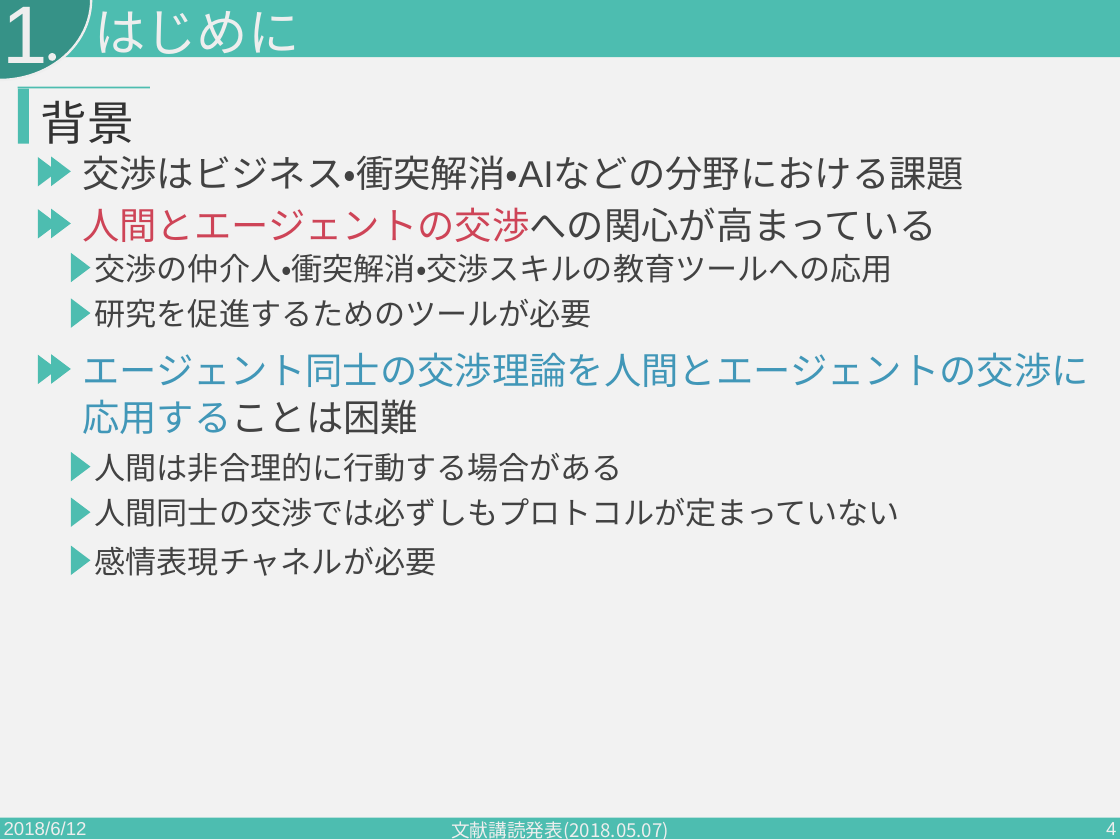
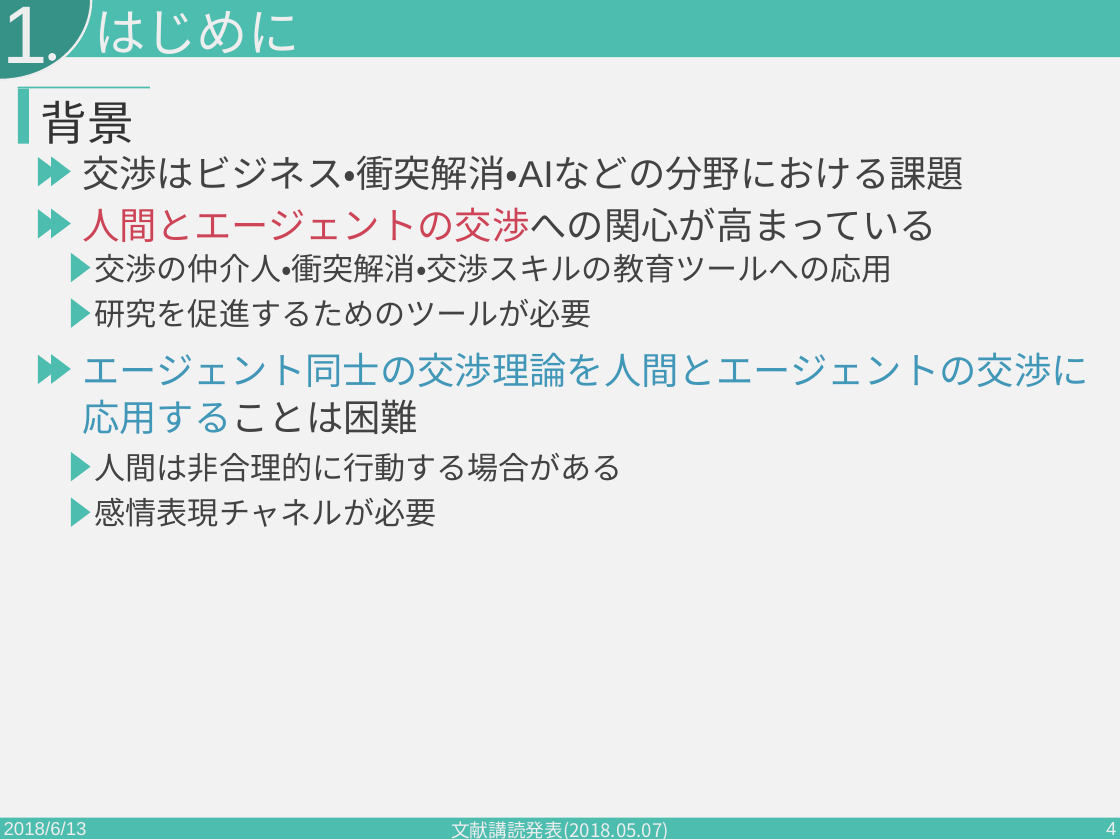
Before and after one commit to PajamaDrive/presentation, a slide deck: slide 4 of presentation_2nd.pptx. Drawn at 1120x840 pixels with LibreOffice and Linux fonts; fonts in the diff are those of the drawing. Boxes give left, top, right and bottom in pixels: in the first picture for what was removed or moved away, otherwise in the second. Text is boxed around its words. In the diff, an @@ line names an element or a change of style, - is before the commit and + after.

```diff
--- a/presentation_2nd.pptx
+++ b/presentation_2nd.pptx
@@ text "感情表現チャネルが必要": place and size @@
-text "感情表現チャネルが必要" at [95, 547, 437, 576]
+text "感情表現チャネルが必要" at [95, 498, 437, 527]
@@ text removed at [95, 498, 900, 527] @@
-人間同士の交渉では必ずしもプロトコルが定まっていない
@@ triangle removed at [71, 545, 91, 575] @@
@@ text at [4, 821, 87, 840]: text changed @@
-2018/6/12
+2018/6/13
```
Also in this commit, not shown: 32 other slides changed, 15 slides added.
